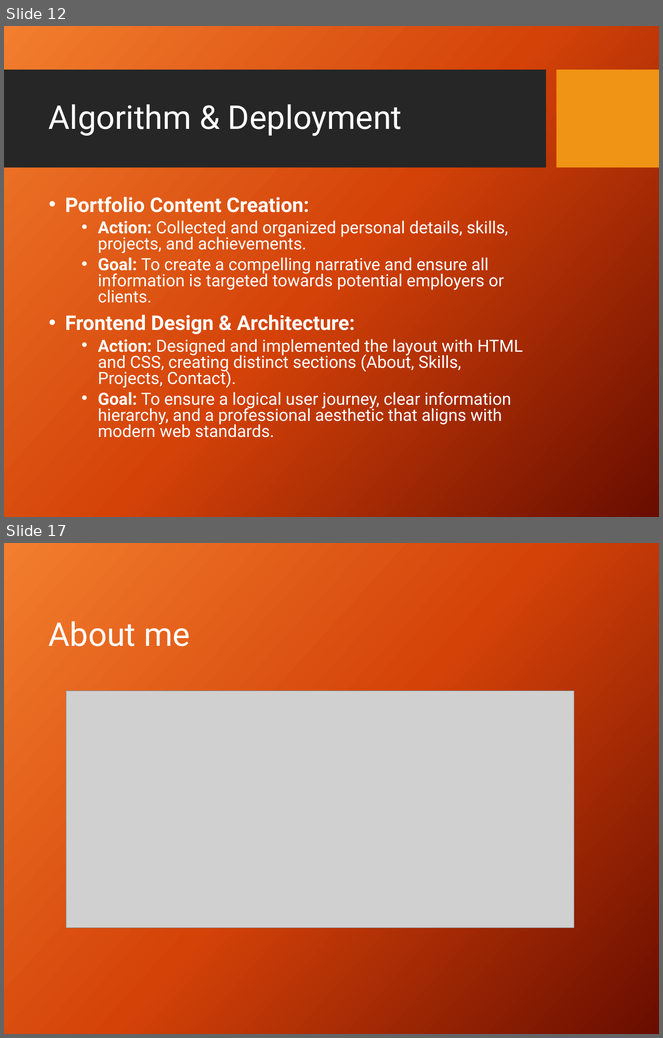
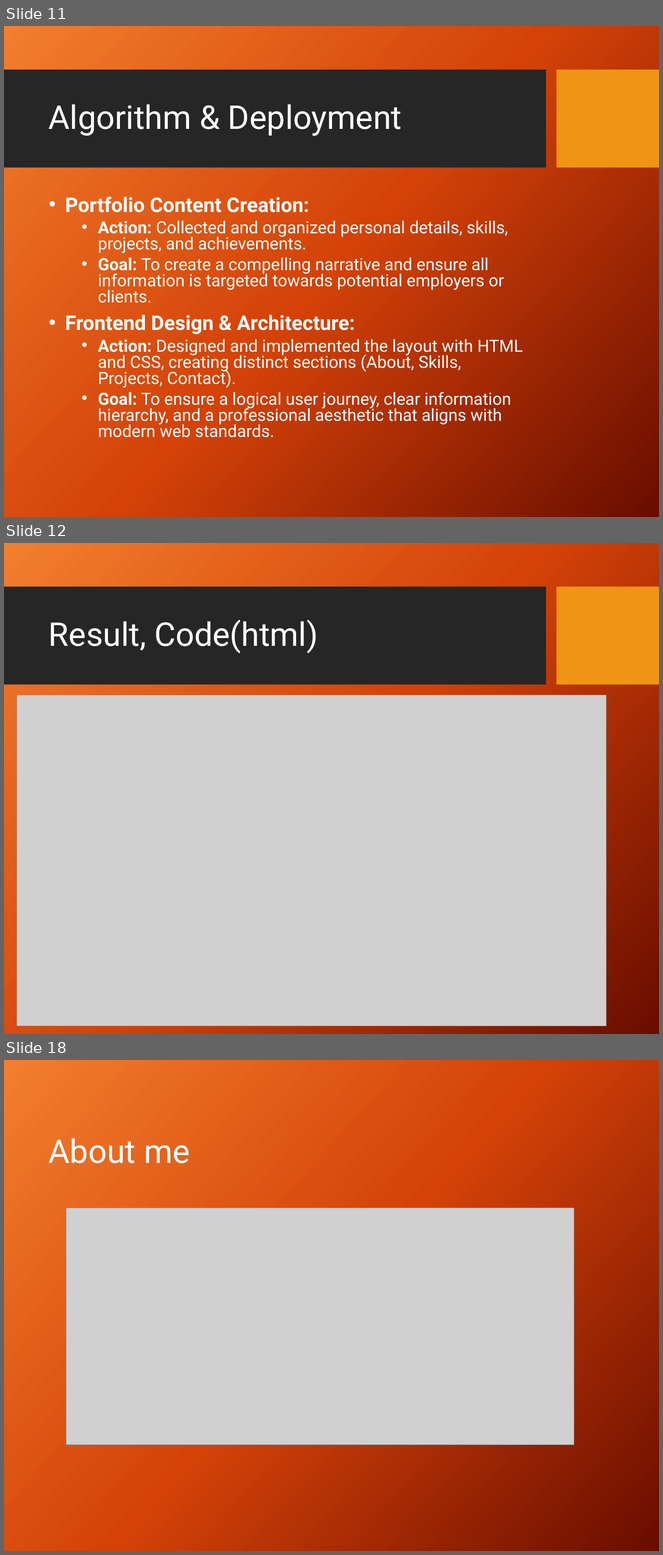
Before and after one commit to kuldeepin3/portfolio-capstone-edunet, a slide deck: Interactive_Portfolio_Presentation (1).pptx. Shown one above the other, each under a label of ours: slides 12 and 17 before the commit, slides 11, 12 and 18 after it; the slides between them are not shown. The pictures are 663x1038 and 663x1555 pixels, drawn with LibreOffice and Linux fonts; fonts in the diff are those of the drawing; grey boxes stand for pictures; background and template pictures are left out. Boxes give left, top, right and bottom in pixels: in the first picture for what was removed or moved away, otherwise in the second. Text is boxed around its words. In the diff, an @@ line names an element or a change of style, - is before the commit and + after.

```diff
--- a/Interactive_Portfolio_Presentation (1).pptx
+++ b/Interactive_Portfolio_Presentation (1).pptx
@@ slide 12 added at (4, 543, 659, 1034), background picture (left out); not listed: 2 template elements that a slide beside it also shows @@
@@ title added at (49, 619, 318, 654), 36 pt, text #FFFFFF @@
+Result, Code(html)
@@ picture added at (16, 695, 606, 1027) @@
@@ what was slide 12 is now slide 11 @@
@@ what was slide 17 is now slide 18 @@
```
Also in this commit, not shown: 6 slides changed, 5 other slides added, 7 slides removed.
